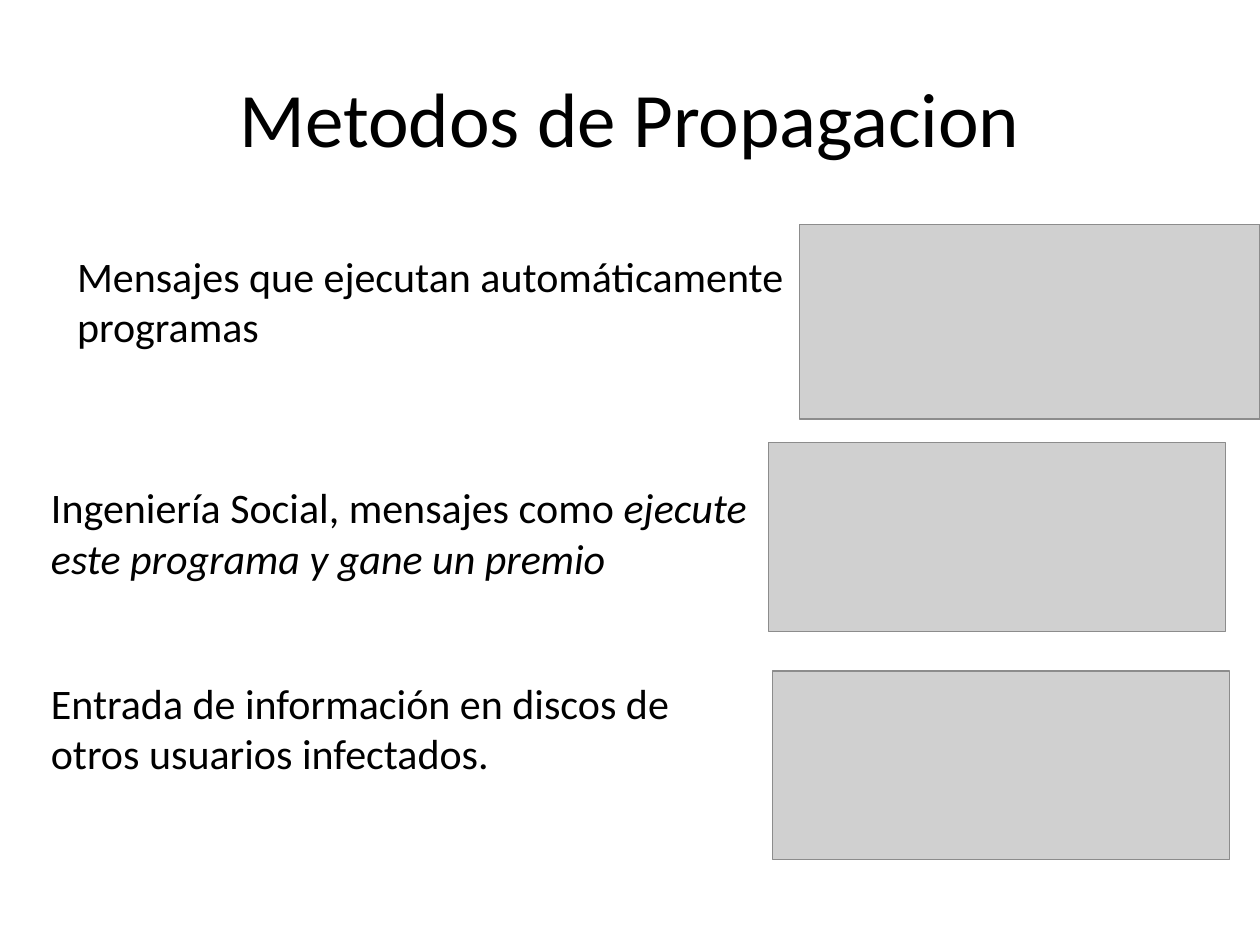
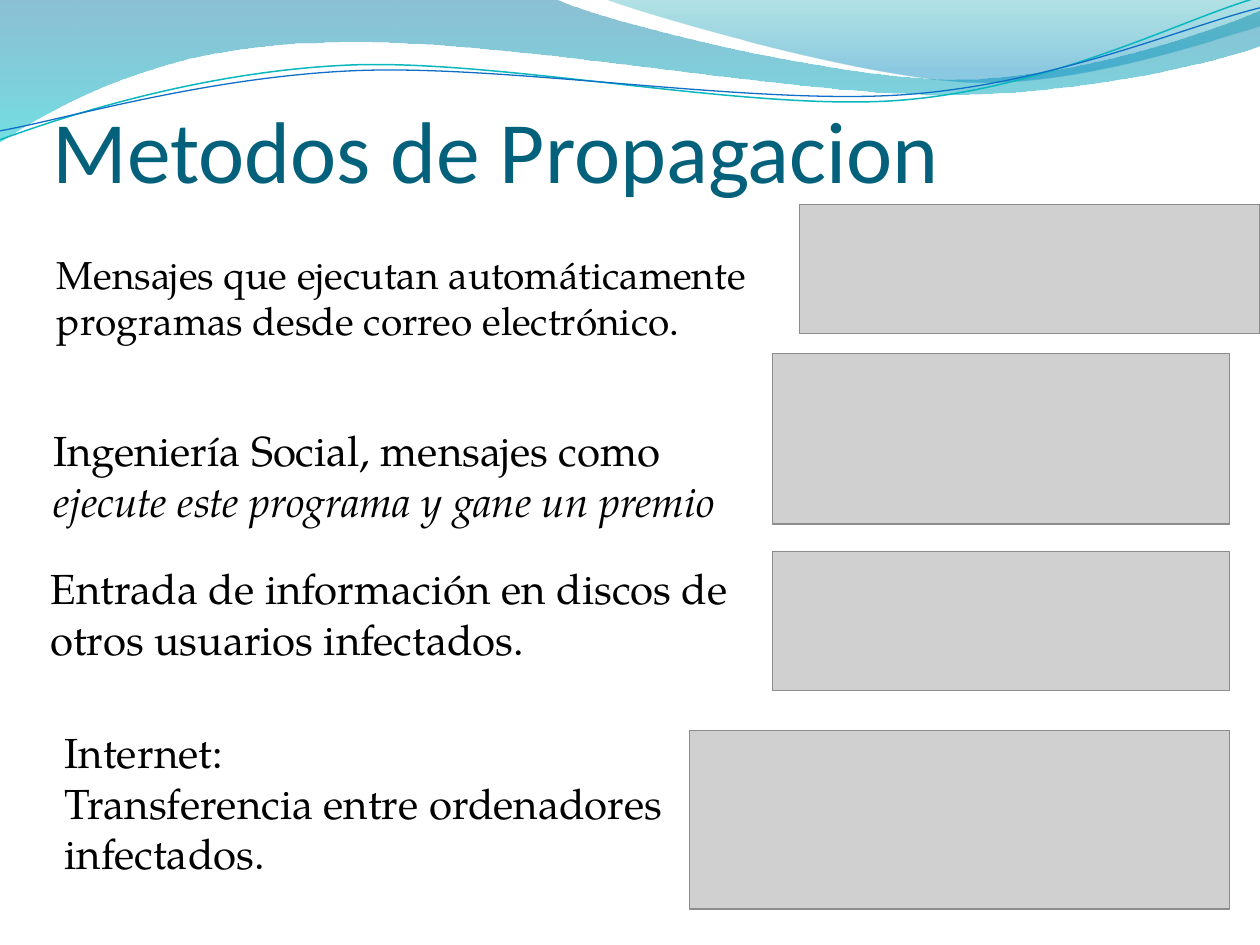
Before and after one commit to kleberloayzacastro/universidad, a slide deck: slide 8 of 2015-2016/clases/informatica_basica/clase_6/virus/clase_6_virus.pptx. Drawn at 1260x945 pixels with LibreOffice and Linux fonts; fonts in the diff are those of the drawing; grey boxes stand for pictures; background and template pictures are left out. Boxes give left, top, right and bottom in pixels: in the first picture for what was removed or moved away, otherwise in the second. Text is boxed around its words. In the diff, an @@ line names an element or a change of style, - is before the commit and + after.

```diff
--- a/2015-2016/clases/informatica_basica/clase_6/virus/clase_6_virus.pptx
+++ b/2015-2016/clases/informatica_basica/clase_6/virus/clase_6_virus.pptx
@@ freeform shape added at (0, 0, 1260, 142), fill gradient #0074A1 to #00C6CF @@
@@ freeform shape added at (0, 0, 1260, 147), outline #0AB8BF 0.85 pt @@
@@ freeform shape added at (0, 8, 1260, 141), outline #0F6FC6 0.75 pt @@
@@ freeform shape added at (604, 0, 1260, 87), fill gradient #00A1A9 to #008BBF @@
@@ title "Metodos de Propagacion": place and size @@
-title "Metodos de Propagacion" at (239, 93, 1019, 161)
+title "Metodos de Propagacion" at (52, 111, 939, 205)
@@ title "Metodos de Propagacion" at (52, 111, 939, 205): size 44 to 50 pt, text colour #000000 to #04617B; alignment centre to left; vertical alignment middle to bottom @@
@@ picture: place and size @@
-picture at (799, 224, 1260, 418)
+picture at (799, 204, 1260, 333)
@@ text at (57, 262, 746, 346): text changed; size 24 to 22.2 pt; font Calibri to TeX Gyre Pagella @@
-Mensajes que ejecutan automáticamente programas
+Mensajes que ejecutan automáticamente programas desde correo electrónico.
@@ picture: place and size @@
-picture at (769, 442, 1226, 631)
+picture at (772, 354, 1230, 524)
@@ text "Ingeniería Social, mensajes como ejecute ...": place and size @@
-text "Ingeniería Social, mensajes como ejecute ..." at (51, 493, 747, 582)
+text "Ingeniería Social, mensajes como ejecute ..." at (53, 435, 715, 529)
@@ text "Ingeniería Social, mensajes como ejecute ..." at (53, 435, 715, 529): font Calibri to TeX Gyre Pagella @@
@@ text "Entrada de información en discos ..." at (51, 573, 728, 656): font Calibri to TeX Gyre Pagella @@
@@ text "Entrada de información en discos ...": place and size @@
-text "Entrada de información en discos ..." at (51, 689, 669, 770)
+text "Entrada de información en discos ..." at (51, 573, 728, 656)
@@ picture: place and size @@
-picture at (772, 670, 1230, 859)
+picture at (772, 552, 1230, 690)
@@ text added at (65, 739, 662, 870), 24 pt, text #000000 @@
+Internet:
+Transferencia entre ordenadores infectados.
@@ picture added at (689, 731, 1230, 910) @@
```
Also in this commit, not shown: 12 other slides changed, 4 slides added, 1 other file.
